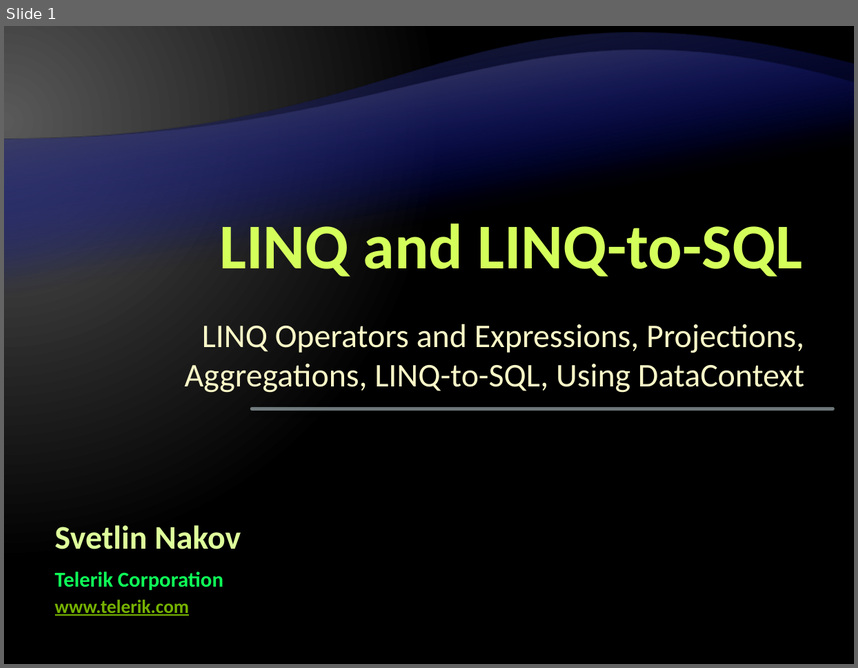
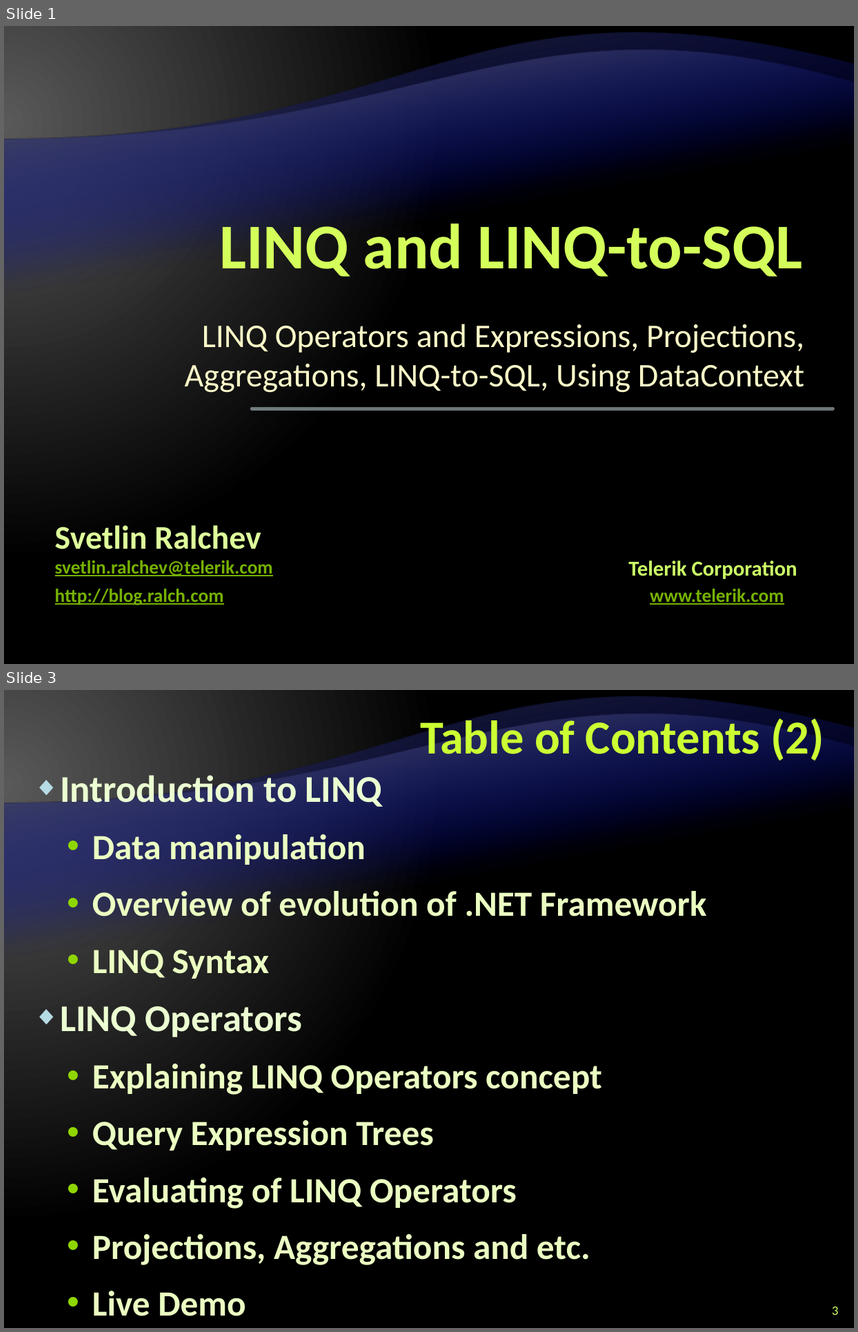
Before and after one commit to Graveheart/aspnetcourse, a slide deck: lectures/6. LINQ and LINQ-to-SQL.pptx. Shown one above the other, each under a label of ours: slide 1 before the commit, slides 1 and 3 after it; the slides between them are not shown. The pictures are 858x668 and 858x1332 pixels, drawn with LibreOffice and Linux fonts; fonts in the diff are those of the drawing; background and template pictures are left out. Boxes give left, top, right and bottom in pixels: in the first picture for what was removed or moved away, otherwise in the second. Text is boxed around its words. In the diff, an @@ line names an element or a change of style, - is before the commit and + after.

Commit message:
Created and added the presentation regarding LINQ and LINQ-TO-SQL

```diff
--- a/lectures/6. LINQ and LINQ-to-SQL.pptx
+++ b/lectures/6. LINQ and LINQ-to-SQL.pptx
@@ slide 3 added at box(4, 690, 854, 1328), background gradient #595959 to #000000; not listed: 2 template elements that a slide beside it also shows @@
@@ title added at box(420, 714, 824, 760), 40 pt, text #CCFF33, bold @@
+Table of Contents (2)
@@ text added at box(60, 771, 706, 1316), 30 pt, text #EBFFC2, bold @@
+◆ Introduction to LINQ
+  • Data manipulation
+  • Overview of evolution of .NET Framework
+  • LINQ Syntax
+◆ LINQ Operators
+  • Explaining LINQ Operators concept
+  • Query Expression Trees
+  • Evaluating of LINQ Operators
+  • Projections, Aggregations and etc.
+  • Live Demo
@@ page number added at box(832, 1306, 839, 1314), 11 pt, text #CCFF66 @@
+3
@@ slide 1 changed as well @@
@@ text at box(55, 525, 261, 549): text changed @@
-Svetlin Nakov
+Svetlin Ralchev
@@ text added at box(55, 560, 273, 576), 16 pt, text #76B200, bold, underline @@
+svetlin.ralchev@telerik.com
@@ text "Telerik Corporation": place and size @@
-text "Telerik Corporation" at box(55, 571, 223, 590)
+text "Telerik Corporation" at box(628, 560, 797, 579)
@@ text "Telerik Corporation" at box(628, 560, 797, 579): text colour #0EFE58 to #CCFF66 @@
@@ text "www.telerik.com": place and size @@
-text "www.telerik.com" at box(55, 599, 189, 615)
+text "www.telerik.com" at box(650, 588, 784, 604)
@@ text added at box(55, 588, 224, 605), 16 pt, text #76B200, bold, underline @@
+http://blog.ralch.com
```
Also in this commit, not shown: 1 other slide changed, 60 other slides added.
